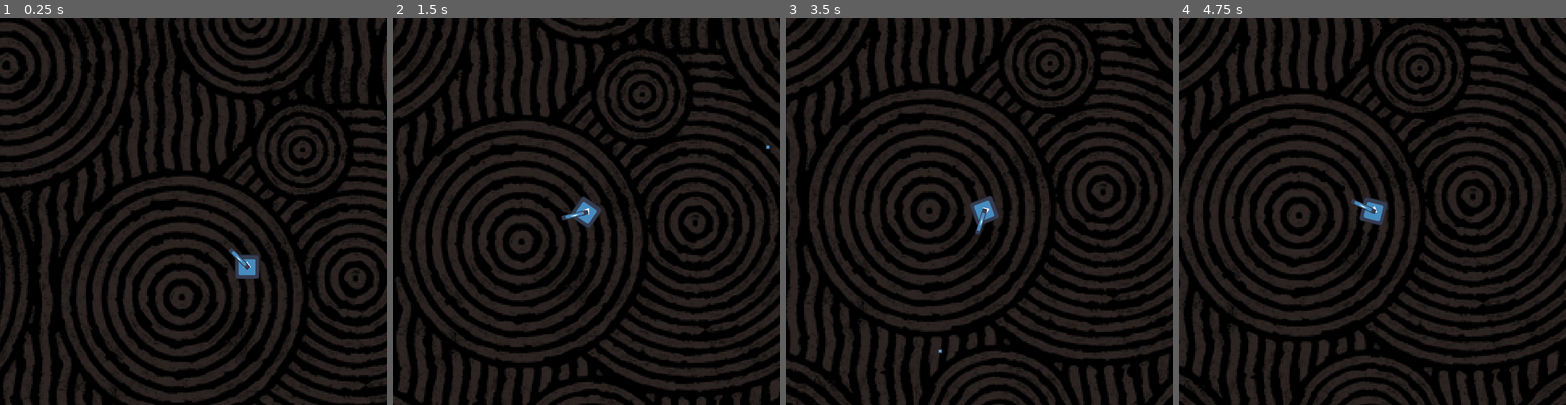
Above: before the commit, frames 1-4 (left to right).
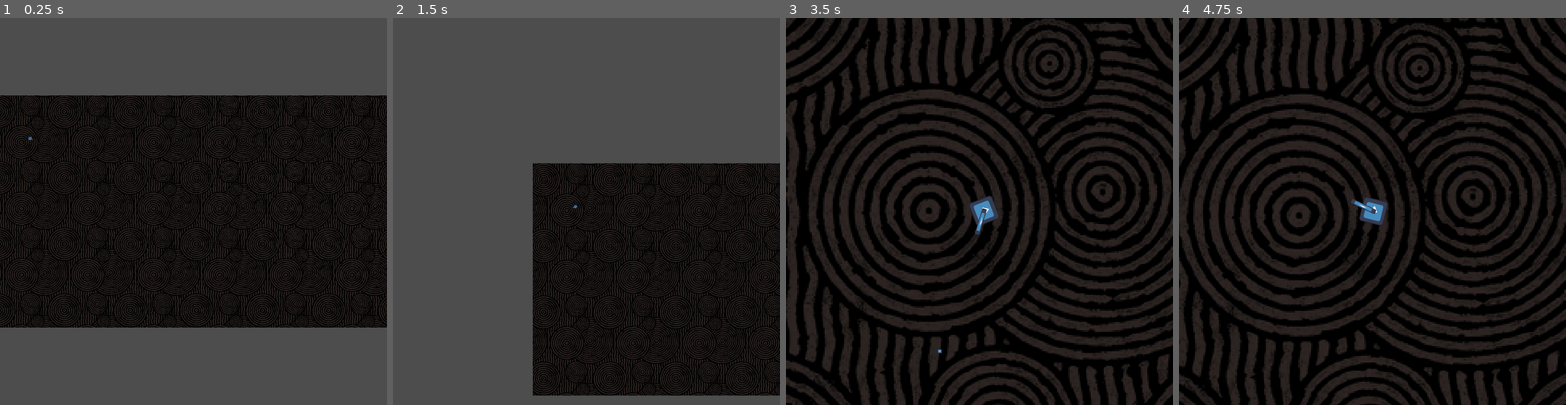
Above: after the commit, the same moments.

Repository: 4wardAerial/spaceInvaders
Game: Godot game, scene res://objects/game/game.tscn
The game is run twice, just before and just after one commit, with the same random seed, the same clock (stepped at 60 frames per second) and the same inputs. The engine's default icon, where the game draws it, is replaced by a stand-in: a white triangle on a blue panel in a dark square.
Inputs (mouse positions are in pixels of both pictures, inside the frame that each line leads up to):
- Up to frame 1 (0.25 s): no input
- Up to frame 2 (1.5 s): move the mouse to (671, 192) at 0.52 s; hold D (right) 0.53-1.28 s; click (671, 192) at 0.6 s; move the mouse to (509, 230) at 1.27 s; hold S (down) from 1.28 s (still down); right-click (509, 230) at 1.35 s
- Up to frame 3 (3.5 s): move the mouse to (1018, 126) at 2.02 s; release S (down) at 2.03 s; hold D (right) 2.03-2.78 s; tap Space (special2) at 2.1 s; move the mouse to (960, 288) at 2.77 s; hold W (up) from 2.78 s (still down); click (960, 288) at 2.85 s
- Up to frame 4 (4.75 s): move the mouse to (1488, 269) at 3.52 s; release W (up) at 3.53 s; hold A (left) from 3.53 s (still down); right-click (1488, 269) at 3.6 s; move the mouse to (1256, 153) at 4.27 s; tap Space (special2) at 4.35 s

The runs differ from the first frame. In frame 1, 64% of the frame differs, in the area x 0-100%, y 0-100%; in frame 2, 77%; in frame 3, 1.4%; in frame 4, nothing differs.

Commit message:
Adds initial camera zoom in

Diff:
--- a/objects/camera/camera.gd
+++ b/objects/camera/camera.gd
@@ -1,10 +1,49 @@
 extends Camera2D
 
 @onready var player : Node2D = get_node("../player")
+@onready var during_start : bool = true
+
+const START_LIMIT : int = 9999999
+
+var zoom_lerp : float = 0.0
+var position_lerp : float = 1.0
+
+func _ready() -> void:
+	position = Vector2(4800, 2700)
+	zoom = Vector2(0.1, 0.1)
 
 func follow_player() -> void:
 	if player != null:
 		position = player.position
 
 func _process(delta : float) -> void:
-	follow_player()
+	if during_start:
+		start_zoom(delta)
+	else:
+		follow_player()
+
+func set_start_limit() -> void:
+	limit_left = -START_LIMIT
+	limit_top = -START_LIMIT
+	limit_right = START_LIMIT
+	limit_bottom = START_LIMIT
+
+func set_final_limit() -> void:
+	limit_left = -250
+	limit_top = -250
+	limit_right = 9850
+	limit_bottom = 5650
+
+func start_zoom(delta : float) -> void:
+	set_start_limit()
+
+	await get_tree().create_timer(1).timeout
+	position_lerp += delta
+	position = position.lerp(player.position, position_lerp)
+
+	await get_tree().create_timer(1).timeout
+	zoom_lerp += delta * 1.5
+	zoom = zoom.lerp(Vector2(0.75, 0.75), zoom_lerp)
+
+	set_final_limit()
+	during_start = false
--- a/objects/game/game.tscn
+++ b/objects/game/game.tscn
@@ -14,7 +14,7 @@
 position = Vector2(438, 420)
 
 [node name="camera" parent="." instance=ExtResource("4_iddxc")]
-position = Vector2(438, 420)
+position = Vector2(4800, 2700)
 
 [node name="projectiles" type="Node2D" parent="."]
 
--- a/project.godot
+++ b/project.godot
@@ -19,6 +19,7 @@
 
 window/size/viewport_width=900
 window/size/viewport_height=900
+window/size/mode=2
 window/stretch/mode="viewport"
 window/stretch/scale_mode="integer"
 
